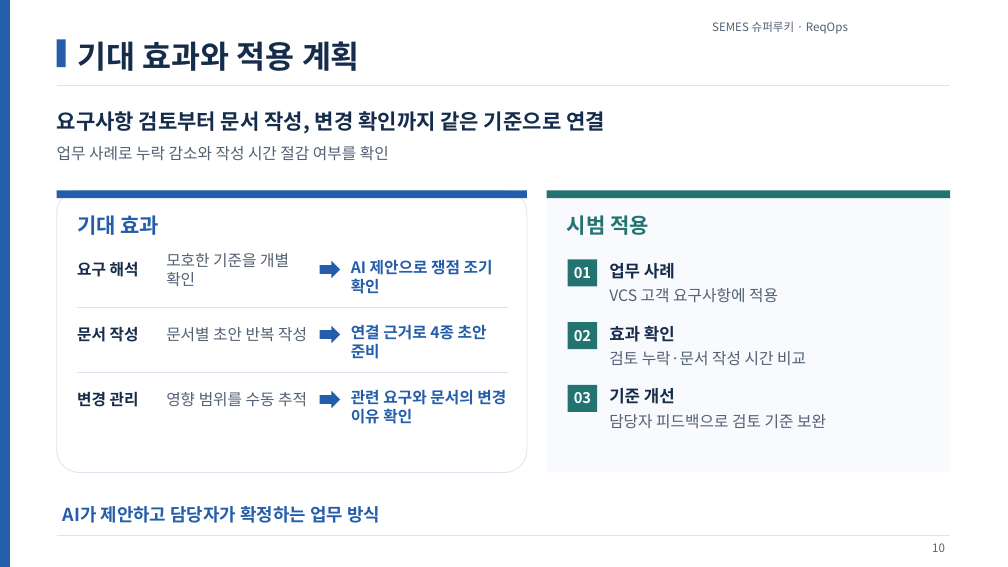
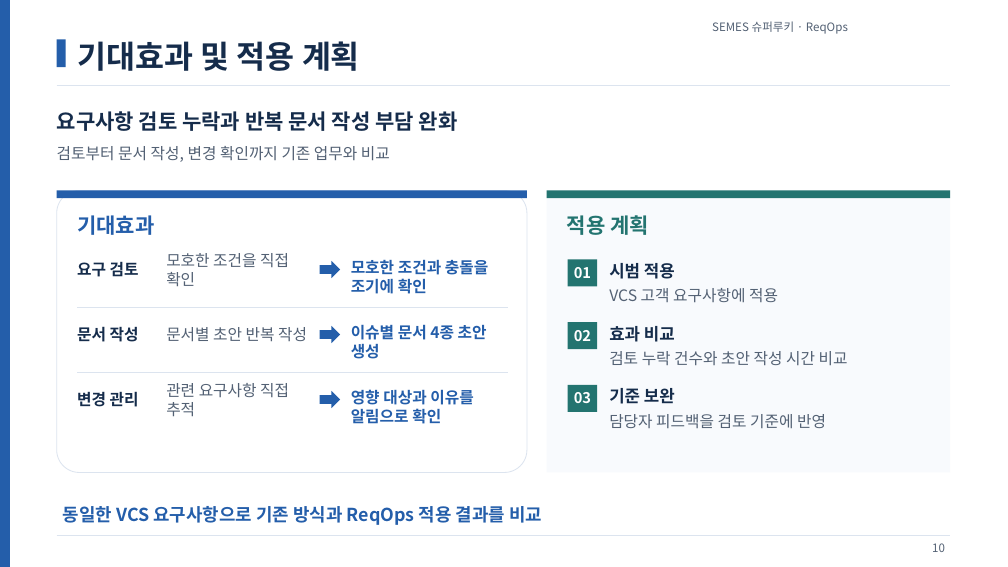
Before and after one commit to jihunhan98/semes-superrookie, a slide deck: slide 10 of docs/presentations/ReqOps_SuperRookie.pptx. Drawn at 1008x567 pixels with LibreOffice and Linux fonts; fonts in the diff are those of the drawing. Boxes give left, top, right and bottom in pixels: in the first picture for what was removed or moved away, otherwise in the second. Text is boxed around its words. In the diff, an @@ line names an element or a change of style, - is before the commit and + after.

Commit message:
docs: update ReqOps presentation benefits and rollout plan

```diff
--- a/docs/presentations/ReqOps_SuperRookie.pptx
+++ b/docs/presentations/ReqOps_SuperRookie.pptx
@@ text at (x1=78, y1=41, x2=360, y2=71): text changed @@
-기대 효과와 적용 계획
+기대효과 및 적용 계획
@@ text at (x1=57, y1=111, x2=458, y2=131): text changed @@
-요구사항 검토부터 문서 작성, 변경 확인까지 같은 기준으로 연결
+요구사항 검토 누락과 반복 문서 작성 부담 완화
@@ text at (x1=57, y1=146, x2=390, y2=162): text changed @@
-업무 사례로 누락 감소와 작성 시간 절감 여부를 확인
+검토부터 문서 작성, 변경 확인까지 기존 업무와 비교
@@ text at (x1=77, y1=215, x2=154, y2=235): spaces changed @@
-기대 효과
+기대효과
@@ text at (x1=567, y1=215, x2=649, y2=235): text changed @@
-시범 적용
+적용 계획
@@ text at (x1=77, y1=261, x2=139, y2=277): text changed @@
-요구 해석
+요구 검토
@@ text at (x1=166, y1=253, x2=289, y2=286): text changed @@
-모호한 기준을 개별 확인
+모호한 조건을 직접 확인
@@ text at (x1=351, y1=259, x2=488, y2=294): text changed @@
-AI 제안으로 쟁점 조기 확인
+모호한 조건과 충돌을 조기에 확인
@@ text at (x1=609, y1=263, x2=675, y2=279): text changed @@
-업무 사례
+시범 적용
@@ text at (x1=351, y1=324, x2=487, y2=359): text changed @@
-연결 근거로 4종 초안 준비
+이슈별 문서 4종 초안 생성
@@ text at (x1=609, y1=326, x2=675, y2=342): text changed @@
-효과 확인
+효과 비교
@@ text at (x1=609, y1=351, x2=848, y2=365): text changed @@
-검토 누락·문서 작성 시간 비교
+검토 누락 건수와 초안 작성 시간 비교
@@ text at (x1=166, y1=383, x2=289, y2=417): text changed @@
-영향 범위를 수동 추적
+관련 요구사항 직접 추적
@@ text at (x1=351, y1=389, x2=473, y2=424): text changed @@
-관련 요구와 문서의 변경 이유 확인
+영향 대상과 이유를 알림으로 확인
@@ text at (x1=609, y1=388, x2=675, y2=404): text changed @@
-기준 개선
+기준 보완
@@ text at (x1=609, y1=414, x2=826, y2=428): text changed @@
-담당자 피드백으로 검토 기준 보완
+담당자 피드백을 검토 기준에 반영
@@ text at (x1=63, y1=506, x2=542, y2=525): text changed @@
-AI가 제안하고 담당자가 확정하는 업무 방식
+동일한 VCS 요구사항으로 기존 방식과 ReqOps 적용 결과를 비교
```
